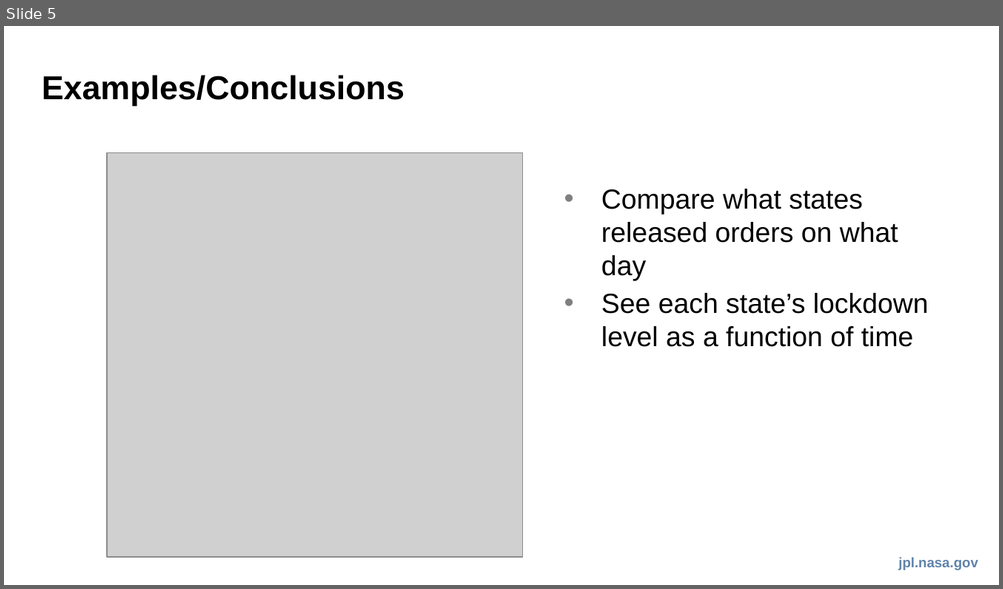
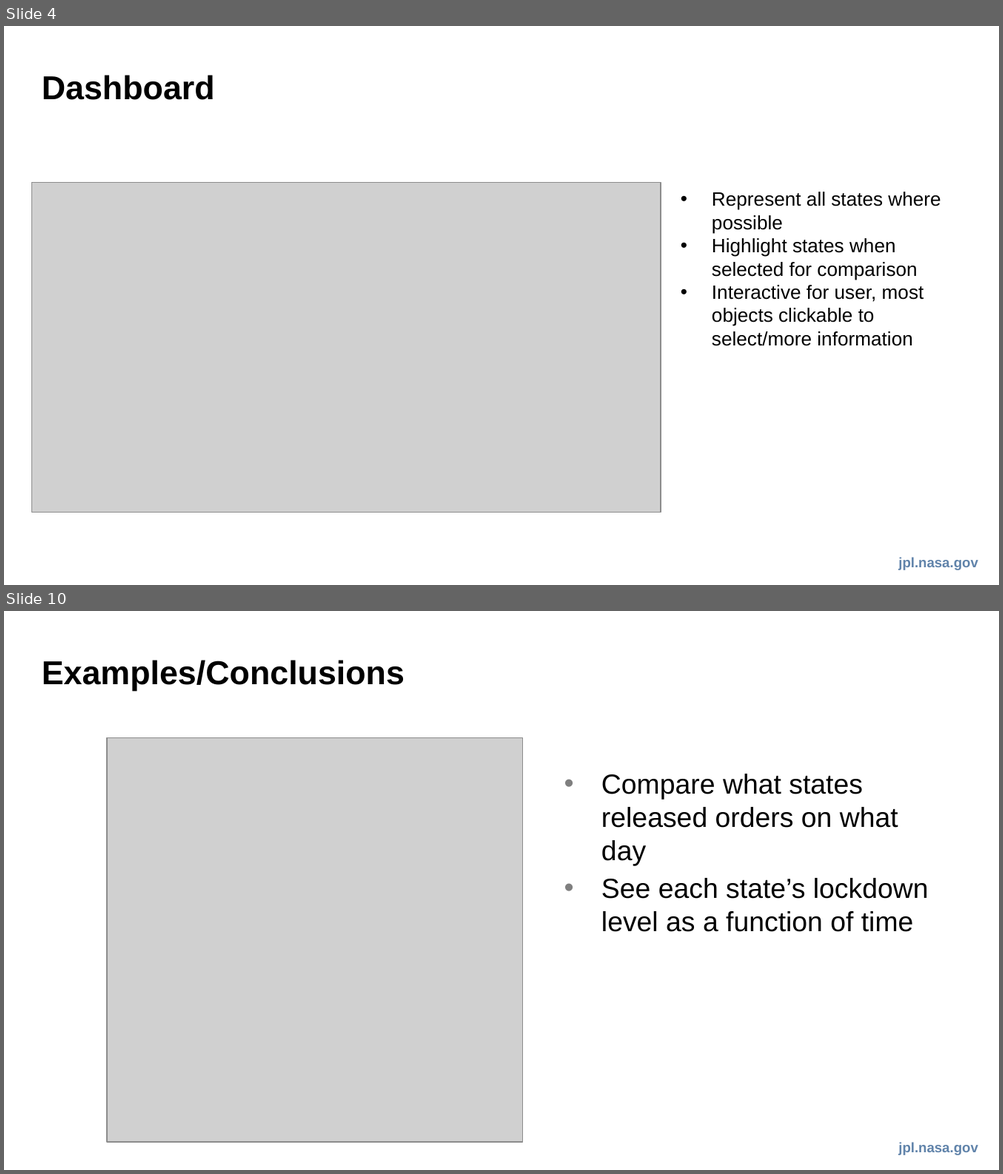
Before and after one commit to ericjunkins/covid-19-us-states, a slide deck: pptx/covid_us_dashboard.pptx. Shown one above the other, each under a label of ours: slide 5 before the commit, slides 4 and 10 after it; the slides between them are not shown. The pictures are 1003x589 and 1003x1174 pixels, drawn with LibreOffice and Linux fonts; fonts in the diff are those of the drawing; grey boxes stand for pictures. Boxes give left, top, right and bottom in pixels: in the first picture for what was removed or moved away, otherwise in the second. Text is boxed around its words. In the diff, an @@ line names an element or a change of style, - is before the commit and + after.

```diff
--- a/pptx/covid_us_dashboard.pptx
+++ b/pptx/covid_us_dashboard.pptx
@@ slide 4 added at [4,26,999,585], background #FFFFFF; not listed: 1 template element that a slide beside it also shows @@
@@ title added at [42,75,215,100], 24 pt, text #000000, bold @@
+Dashboard
@@ picture added at [32,182,660,512] @@
@@ text added at [711,192,940,346], 14 pt, text #000000 @@
+• Represent all states where possible
+• Highlight states when selected for comparison
+• Interactive for user, most objects clickable to select/more information
@@ what was slide 5 is now slide 10 @@
```
Also in this commit, not shown: 3 slides changed, 4 other slides added, 1 other file.
